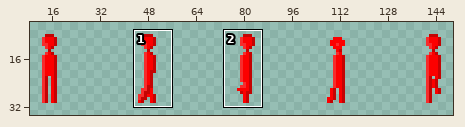
File history of a sprite sheet, Enemi_spite.png. Above, an overview of the earlier version with the close-up marked.
Close-up. Before the edit:
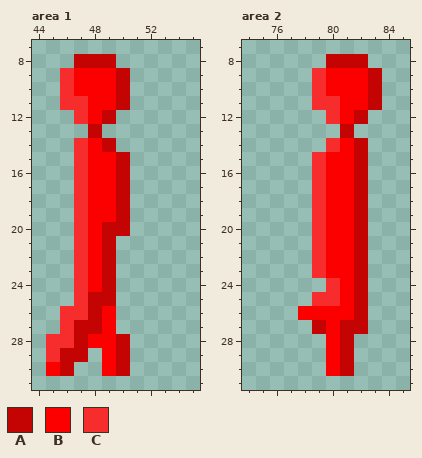
The file is 160x64 pixels. Colours within 5 levels of each other are drawn and written as one. Shown: area 1: x 44..55, y 7..31; area 2: x 74..85, y 7..31. The wide view leaves out empty margins. The commit also changed other parts of the picture, which this record leaves out.
Palette (. is transparent): A #c40303  B #fc0000  C #f72c2c
Pixels before, area 1, first column x 45:
 8 ..AAA.
 9 .CBBBA
10 .CBBBA
11 .CCBBA
12 ..CBA.
13 ...A..
14 ..CBA.
15 ..CBBA
16 ..CBBA
17 ..CBBA
18 ..CBBA
19 ..CBBA
20 ..CBAA
21 ..CBA.
22 ..CBA.
23 ..CBA.
24 ..CBA.
25 ..CAA.
26 .CCAB.
27 .CAAB.
28 CCABBA
29 CAA.BA
30 BA..BA
Pixels before, area 2, first column x 78:
 8 ..AAA.
 9 .CBBBA
10 .CBBBA
11 .CCBBA
12 ..CBA.
13 ...A..
14 ..CBA.
15 .CBBA.
16 .CBBA.
17 .CBBA.
18 .CBBA.
19 .CBBA.
20 .CBBA.
21 .CBBA.
22 .CBBA.
23 .CBBA.
24 ..CBA.
25 .CCBA.
26 BBBBA.
27 .ABAA.
28 ..BA..
29 ..BA..
30 ..BA..
After the commit:
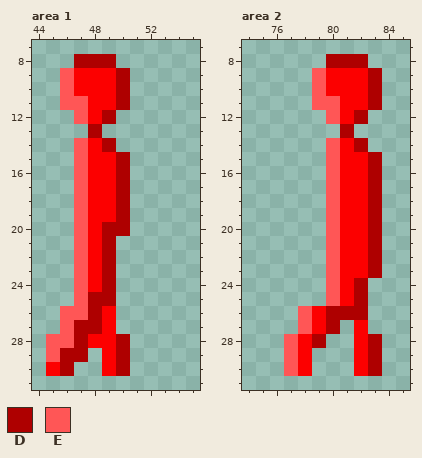
Colours new in this view: D #ae0000  E #ff5656
Changes in this commit:
Changed rows in their new state; - is an unchanged pixel.
Area 1:
first column x 45:
 8 --DDD-
 9 -E---D
10 -E---D
11 -EE--D
12 --E-D-
13 ---D--
14 --E-D-
15 --E--D
16 --E--D
17 --E--D
18 --E--D
19 --E--D
20 --E-DD
21 --E-D-
22 --E-D-
23 --E-D-
24 --E-D-
25 --EDD-
26 -EED--
27 -EDD--
28 EED--D
29 EDD--D
30 -D---D
Area 2:
first column x 77:
 8 ---DDD-
 9 --E---D
10 --E---D
11 --EE--D
12 ---E-D-
13 ----D--
14 ---E-D-
15 --.E-BD
16 --.E-BD
17 --.E-BD
18 --.E-BD
19 --.E-BD
20 --.E-BD
21 --.E-BD
22 --.E-BD
23 --.E-BD
24 ---E-D-
25 --.E-D-
26 -E-DDD-
27 -EBD.B-
28 EBD..BD
29 EB-..BD
30 EB-..BD
Boxes around the changes in both close-ups, in picture pixels (x1, y1, x2, y2):
changed: (46, 54, 130, 376)
changed: (284, 54, 382, 376)
